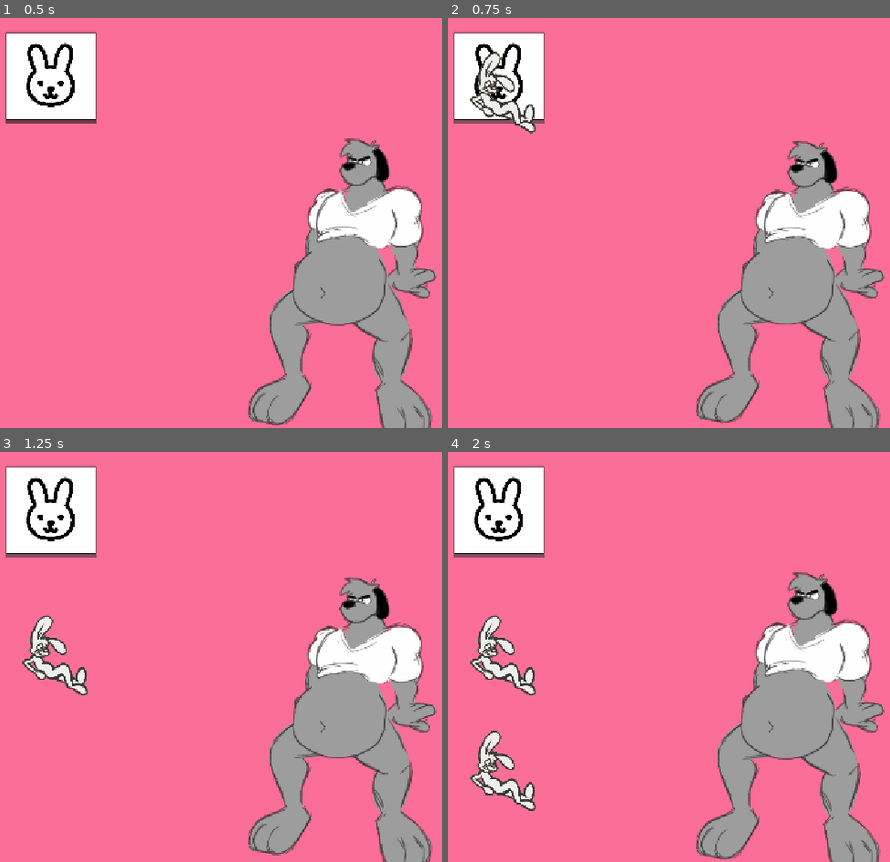
Above: before the commit, frames 1-4 (two rows, left to right).
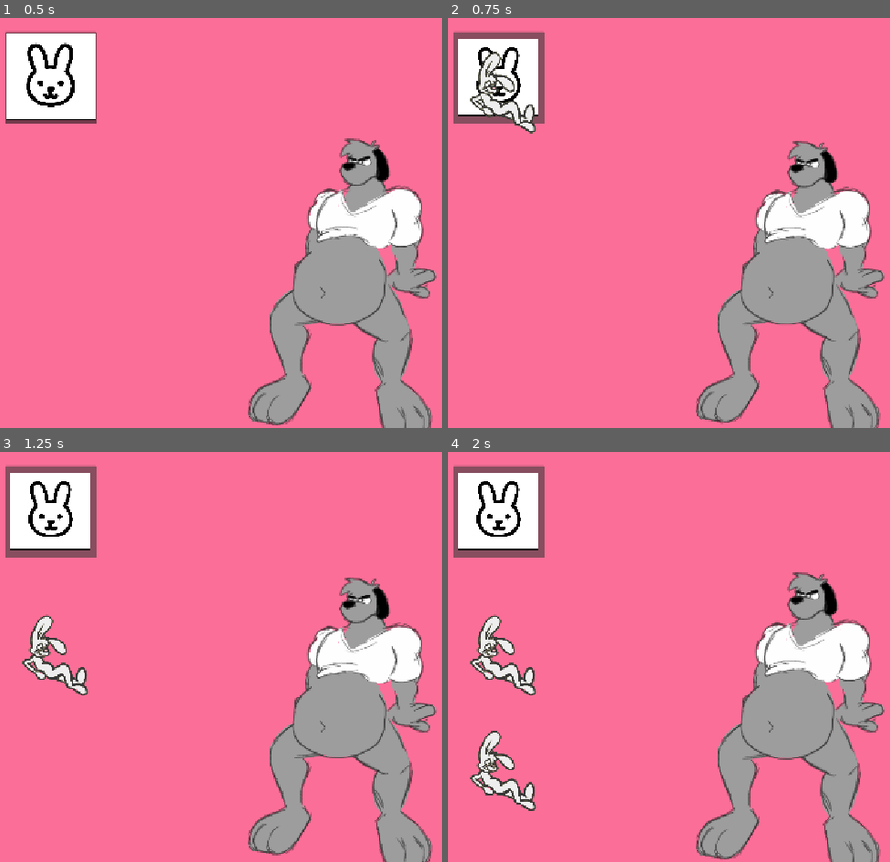
Above: after the commit, the same moments.

Repository: HellsStudios/character_feeder
Game: Godot game, scene res://scenes/main.tscn
The game is run twice, just before and just after one commit, with the same random seed, the same clock (stepped at 60 frames per second) and the same inputs.
Inputs (mouse positions are in pixels of both pictures, inside the frame that each line leads up to):
- Up to frame 1 (0.5 s): no input
- Up to frame 2 (0.75 s): click (496, 79) at 0.5 s
- Up to frame 3 (1.25 s): no input
- Up to frame 4 (2 s): click (496, 513) at 1.25 s

Frame 1 is identical in both runs. In frame 2, 1.2% of the frame differs, in the area x 1-22%, y 3-25%; in frame 3, 1.4%; in frame 4, 1.4%.

Commit message:
Button resizing on hover over

Diff:
--- a/scenes/edible_spawner.gd
+++ b/scenes/edible_spawner.gd
@@ -2,22 +2,39 @@
 
 @export var edible_scene : PackedScene
 @onready var predator = $"../Predator"
+@onready var button_sprite = $ButtonSprite
+
+var button_scale_x_const : float
+var button_scale_y_const : float
 
 func _ready():
-	pass
+	button_scale_x_const = button_sprite.scale.x
+	button_scale_y_const = button_sprite.scale.y
+	print([button_scale_x_const, button_scale_y_const])
 
 
 func spawn_edible():
-	print('function hit')
 	var edible_instance = edible_scene.instantiate()
 	edible_instance.global_position = Vector2(100, 100)
 	edible_instance.eaten.connect(predator._on_edible_eaten)
-
 	var main = get_tree().current_scene
 	main.add_child(edible_instance)
 
 
+func _on_pressed():
+	spawn_edible()
 
-func _on_pressed():
-	print('pressed')
-	spawn_edible()
+
+func _on_mouse_entered():
+	var tween = get_tree().create_tween()
+	var shrink_amt : float = 0.9
+	var target_scale_x = button_scale_x_const * shrink_amt
+	var target_scale_y = button_scale_y_const * shrink_amt
+	var target_scale : Vector2 = Vector2(target_scale_x, target_scale_y)
+	tween.tween_property(button_sprite, "scale", target_scale, 0.15)
+
+
+func _on_mouse_exited():
+	var tween = get_tree().create_tween()
+	var target_scale : Vector2 = Vector2(button_scale_x_const, button_scale_y_const)
+	tween.tween_property(button_sprite, "scale", target_scale, 0.15)
--- a/scenes/edible_spawner.tscn
+++ b/scenes/edible_spawner.tscn
@@ -12,11 +12,13 @@
 script = ExtResource("1_cikm8")
 edible_scene = ExtResource("2_nkltu")
 
-[node name="Sprite2D" type="Sprite2D" parent="." unique_id=636711693]
+[node name="ButtonSprite" type="Sprite2D" parent="." unique_id=636711693]
 position = Vector2(104, 102)
 scale = Vector2(0.2, 0.2)
 texture = ExtResource("2_kkxgs")
 region_enabled = true
 region_rect = Rect2(0, 40, 1000, 966)
 
+[connection signal="mouse_entered" from="." to="." method="_on_mouse_entered"]
+[connection signal="mouse_exited" from="." to="." method="_on_mouse_exited"]
 [connection signal="pressed" from="." to="." method="_on_pressed"]
--- a/scenes/predator.gd
+++ b/scenes/predator.gd
@@ -9,11 +9,6 @@
 var belly_increase : float = 0.08
 var prey_eaten_count : int = 0
 var gulping : bool = false
-
-func _ready():
-	print("thing")
-	print(belly.scale)
-
 
 func _on_edible_eaten():
 	gulping = true
@@ -39,26 +34,13 @@
 	body_animation_player.play("gulp")
 
 
-func _on_mouth_open_collision_area_entered(area):
-	print("area entered")
-
-
-func _on_mouth_open_collision_area_exited(area):
-	print("area exited")
-
-
-
 func _on_mouth_open_collision_body_entered(body):
-	print("body entered")
 	body_animation_player.play("mouth_open")
 
 
-
 func _on_mouth_open_collision_body_exited(body):
-	print("body exited")
 	if not gulping:
 		body_animation_player.play("idle")
-	print("Current animation: ", body_animation_player.current_animation)
 
 
 func finished_gulping():
